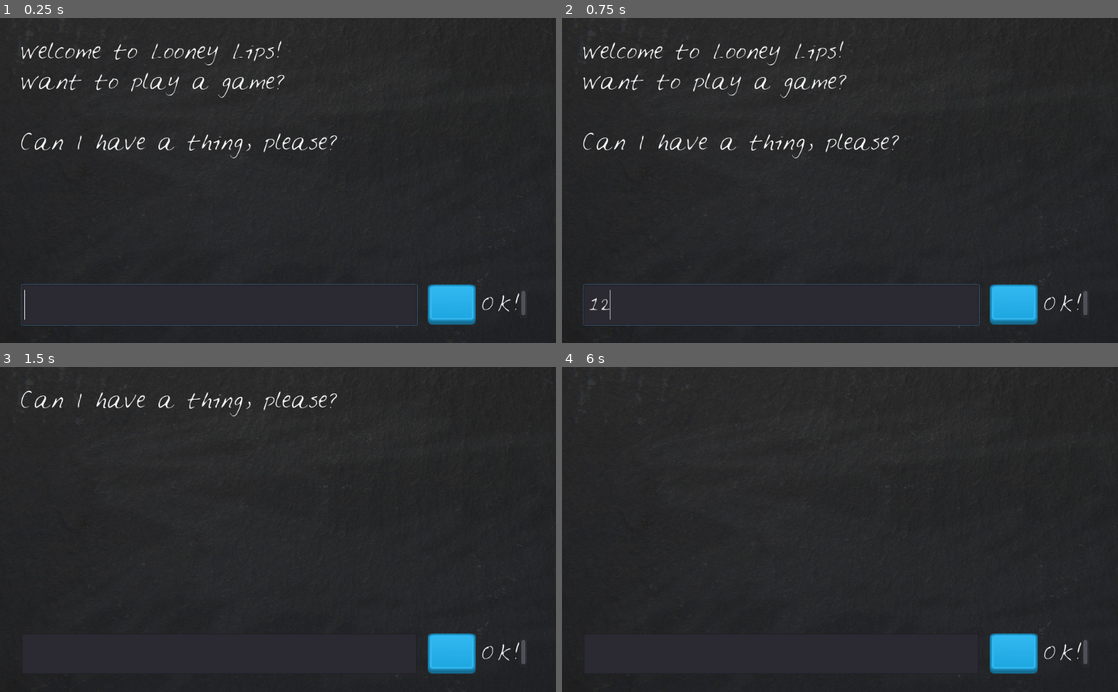
Above: before the commit, frames 1-4 (two rows, left to right).
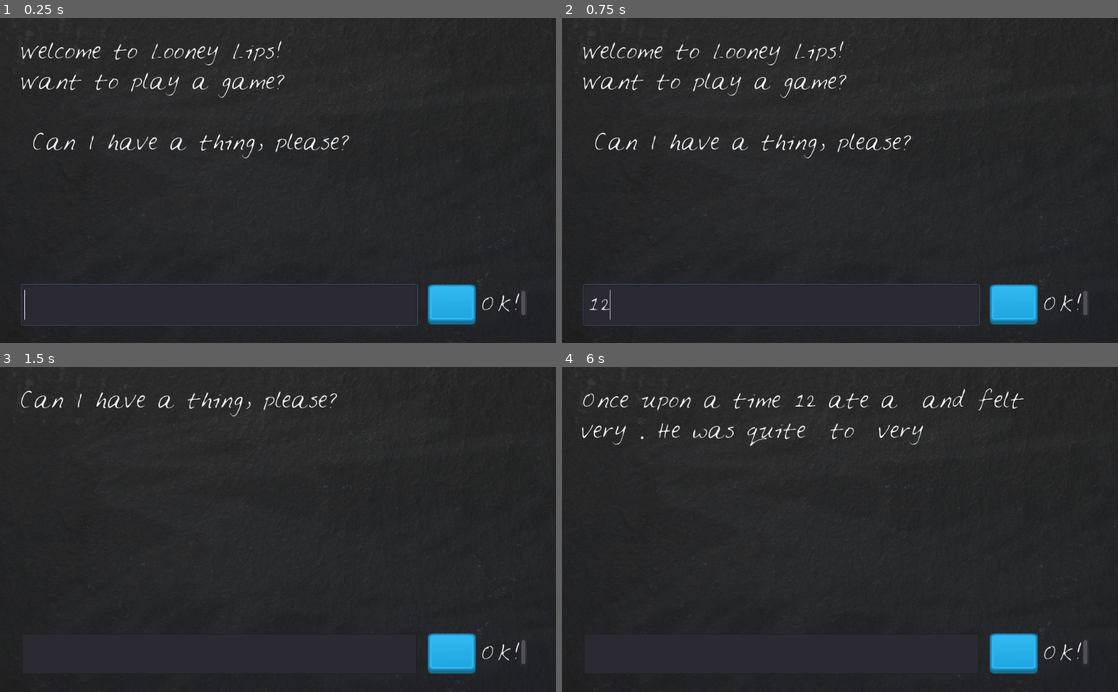
Above: after the commit, the same moments.

Repository: psstoyanov/Looney_Lips
Game: Godot game, scene res://LooneyLips.tscn
Same seed, same stepped clock (60 frames per second), same inputs: the game is played once before the commit and once after it.
Inputs (mouse positions are in pixels of both pictures, inside the frame that each line leads up to):
- Up to frame 1 (0.25 s): no input
- Up to frame 2 (0.75 s): click (778, 304) at 0.52 s; type "12" at 0.6 s
- Up to frame 3 (1.5 s): click "OK!" at 1.25 s
- Up to frame 4 (6 s): click "OK!" at 2 s; click "OK!" at 2.75 s; tap Enter at 3.5, 5 s; tap Space at 4.25, 5.75 s

The runs differ from the first frame. In frame 1, 1.0% of the frame differs, in the area x 3-63%, y 35-44%; in frame 2, 1.0%; in frame 3, nothing differs; in frame 4, 1.3%, in the area x 3-83%, y 6-25%.
Error before the commit: not all arguments converted during string formatting in operator '%'. (res://LooneyLips.gd:38)
Error after the commit: not all arguments converted during string formatting in operator '%'. (res://LooneyLips.gd:36)

Commit message:
S2L11 - Using the Player's input
Optimize the intro and check_player_words_lenght to use less steps

Diff:
--- a/LooneyLips.gd
+++ b/LooneyLips.gd
@@ -5,11 +5,10 @@
 
 var story = "Once upon a time %s ate a %s and felt very %s. He was quite %s to %s very %s"
 
-var intro = "Welcome to Looney Lips! \nWant to play a game? \n \n"
+var intro = "Welcome to Looney Lips! \nWant to play a game? \n \n Can I have a " + prompt[player_words.size()] + ", please?"
 
 func _ready():
 	displayIntro()
-	check_player_words_lenght()
 	$Blackboard/LineEdit.grab_focus()
 
 func displayIntro():
@@ -24,14 +23,13 @@
 
 func check_player_words_lenght():
 	if(player_words.size() < prompt.size()):
-		$Blackboard/StoryText.text += ("Can I have a " + prompt[player_words.size()] + ", please?")
+		$Blackboard/StoryText.text = ("Can I have a " + prompt[player_words.size()] + ", please?")
 	else:
 		tellStory()
 
 func processPlayerInput():
 	player_words.append($Blackboard/LineEdit.text)
 	$Blackboard/LineEdit.text = ""
-	$Blackboard/StoryText.text = ""
 	check_player_words_lenght()
 
 func tellStory():
